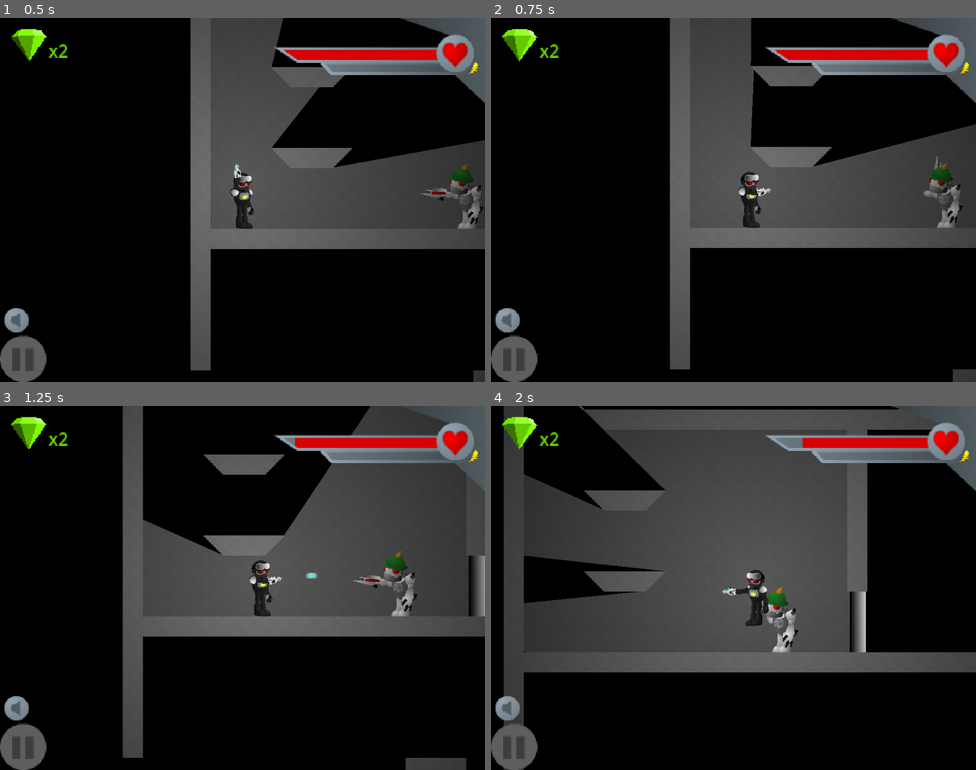
Above: before the commit, frames 1-4 (two rows, left to right).
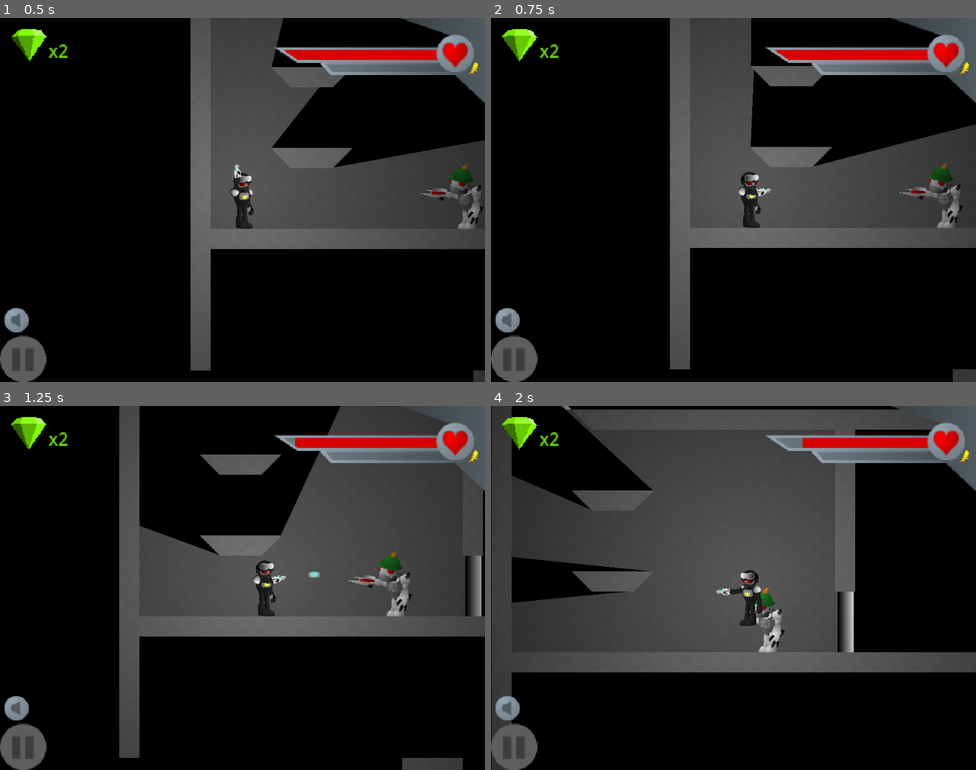
Above: after the commit, the same moments.

Repository: HMI-Studios/Skylands-WFA
Game: Godot game, scene res://scenes/Main.tscn
The game is run twice, just before and just after one commit, with the same random seed, the same clock (stepped at 60 frames per second) and the same inputs. Sound files missing from this copy of the repository are replaced by a short silence.
Inputs (mouse positions are in pixels of both pictures, inside the frame that each line leads up to):
- Up to frame 1 (0.5 s): no input
- Up to frame 2 (0.75 s): tap Enter (ui_accept) at 0.5 s; move the mouse to (840, 181) at 0.52 s; hold D (move_right) from 0.53 s (still down); hold Space (shoot) from 0.53 s (still down)
- Up to frame 3 (1.25 s): keep holding D (move_right); keep holding Space (shoot); tap W (jump) at 0.77 s
- Up to frame 4 (2 s): keep holding D (move_right); move the mouse to (636, 606) at 1.27 s; release Space (shoot) at 1.28 s; tap Space (shoot) at 1.35 s; tap W (jump) at 1.52 s

Frame 1 is identical in both runs. In frame 2, 0.1% of the frame differs, in the area x 84-93%, y 38-50%; in frame 3, 4.5%; in frame 4, 7.7%, in the area x 0-78%, y 0-100%.

Commit message:
bullets cant collide with other bullets, nor do they block entity ray tracing

Diff:
--- a/project/scenes/entities/Shoaldier.tscn
+++ b/project/scenes/entities/Shoaldier.tscn
@@ -334,7 +334,7 @@
 offset = Vector2(0, 4)
 
 [node name="Far Hand" type="Sprite2D" parent="Rig"]
-position = Vector2(13, -1.14286)
+position = Vector2(13, -1.1429)
 scale = Vector2(1, 1)
 texture = ExtResource("2_fcsgq")
 offset = Vector2(-2, 11)
@@ -405,7 +405,7 @@
 offset = Vector2(0, 3)
 
 [node name="Near Hand" type="Sprite2D" parent="Rig"]
-position = Vector2(-8, -4.14286)
+position = Vector2(-8, -4.14291)
 rotation = -0.155555
 scale = Vector2(1, 1)
 texture = ExtResource("12_1n1wc")
@@ -421,7 +421,6 @@
 
 [node name="CollisionShape2D" type="CollisionShape2D" parent="."]
 position = Vector2(1.5, -9.35712)
-scale = Vector2(1, 1)
 shape = SubResource("RectangleShape2D_d7sqe")
 
 [node name="LineOfSight" parent="." instance=ExtResource("15_gtcer")]
--- a/project/scenes/items/GDFSERBullet.tscn
+++ b/project/scenes/items/GDFSERBullet.tscn
@@ -7,6 +7,7 @@
 radius = 5.0
 
 [node name="GDFSERBullet" type="RigidBody2D"]
+collision_layer = 2
 mass = 0.01
 continuous_cd = 1
 max_contacts_reported = 1
--- a/project/scenes/levels/TileTest.tscn
+++ b/project/scenes/levels/TileTest.tscn
@@ -39,7 +39,6 @@
 texture = ExtResource("1_lwex1")
 use_texture_padding = false
 0:0/0 = 0
-0:0/0/terrain = 0
 0:0/0/occlusion_layer_0/polygon = SubResource("OccluderPolygon2D_3385q")
 0:0/0/physics_layer_0/linear_velocity = Vector2(0, 0)
 0:0/0/physics_layer_0/angular_velocity = 0.0
